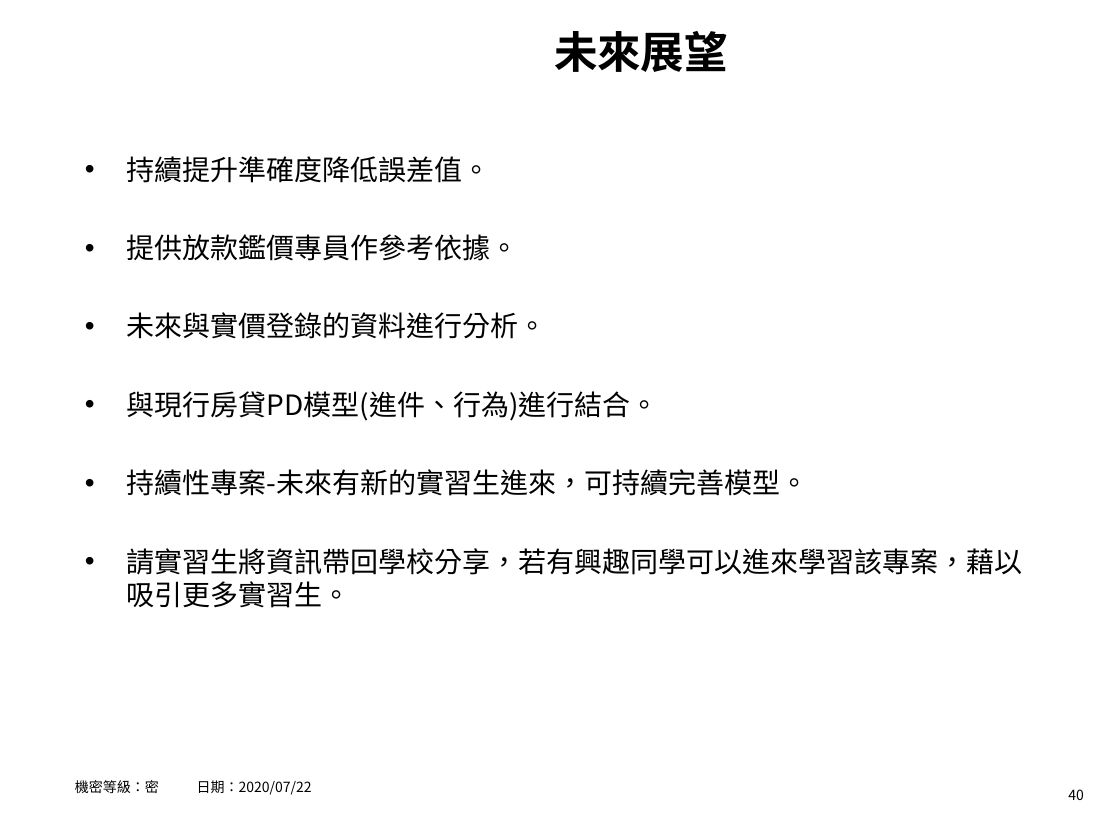
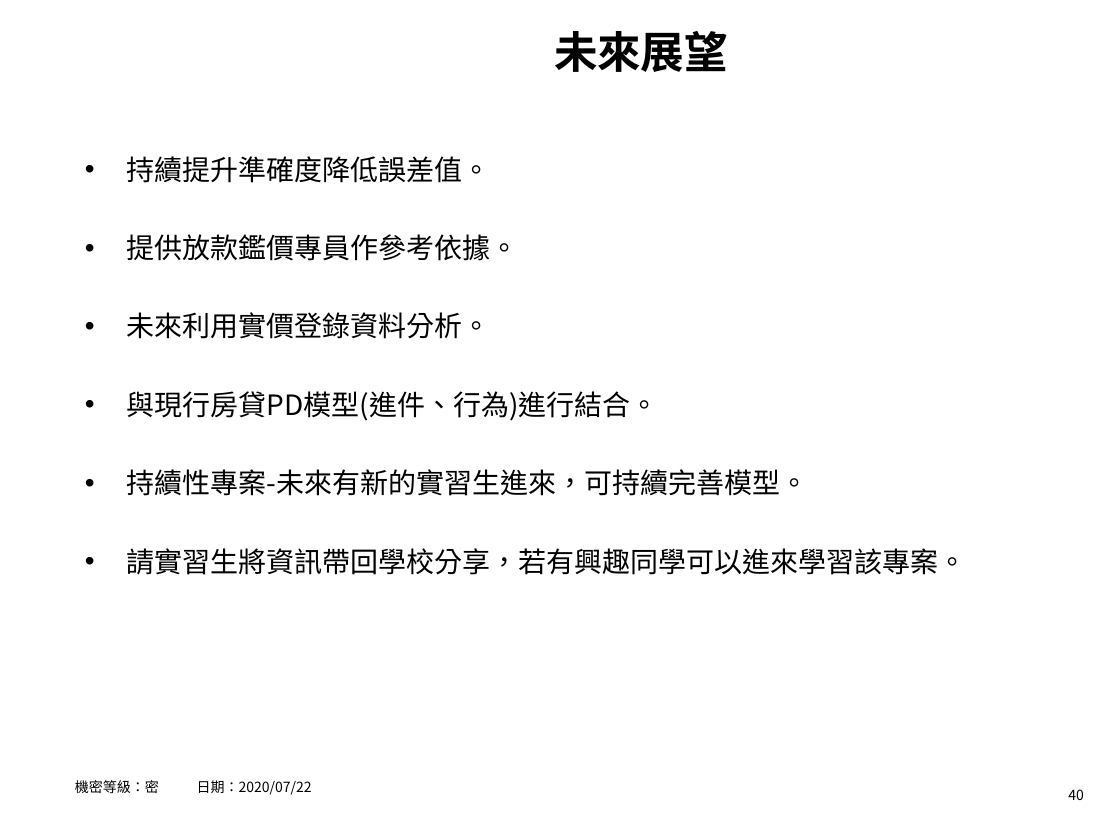
Before and after one commit to hrne/FINAL_REPORT, a slide deck: slide 40 of AI_Report/AI應用-不動產價格預測.pptx. Drawn at 1120x840 pixels with LibreOffice and Linux fonts; fonts in the diff are those of the drawing; background and template pictures are left out. Boxes give left, top, right and bottom in pixels: in the first picture for what was removed or moved away, otherwise in the second. Text is boxed around its words. In the diff, an @@ line names an element or a change of style, - is before the commit and + after.

```diff
--- a/AI_Report/AI應用-不動產價格預測.pptx
+++ b/AI_Report/AI應用-不動產價格預測.pptx
@@ text at (x1=127, y1=312, x2=491, y2=339): text changed @@
-• 未來與實價登錄的資料進行分析。
+• 未來利用實價登錄資料分析。
@@ text at (x1=127, y1=548, x2=967, y2=575): text changed @@
-• 請實習生將資訊帶回學校分享，若有興趣同學可以進來學習該專案，藉以吸引更多實習生。
+• 請實習生將資訊帶回學校分享，若有興趣同學可以進來學習該專案。
```
Also in this commit, not shown: 13 other slides changed.
